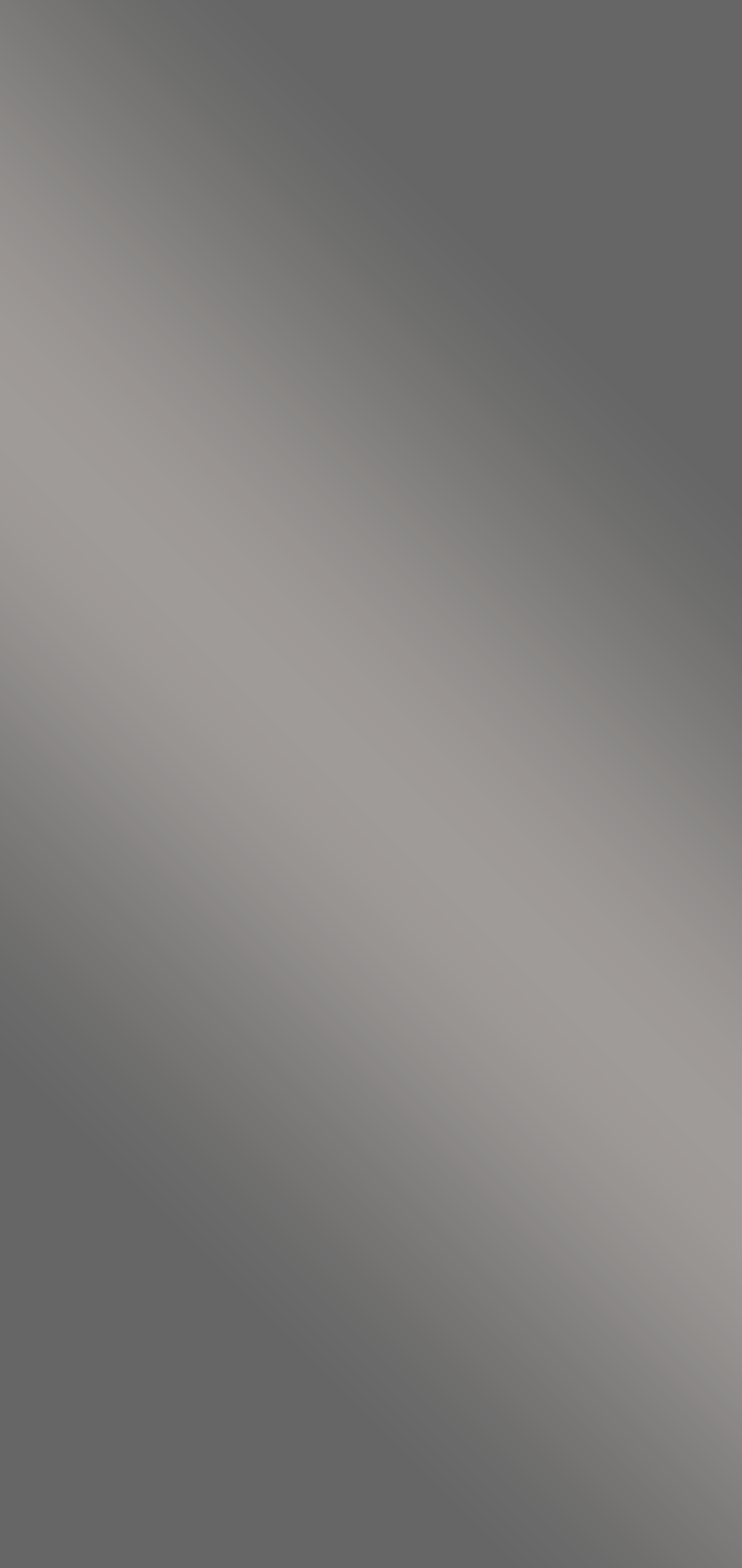
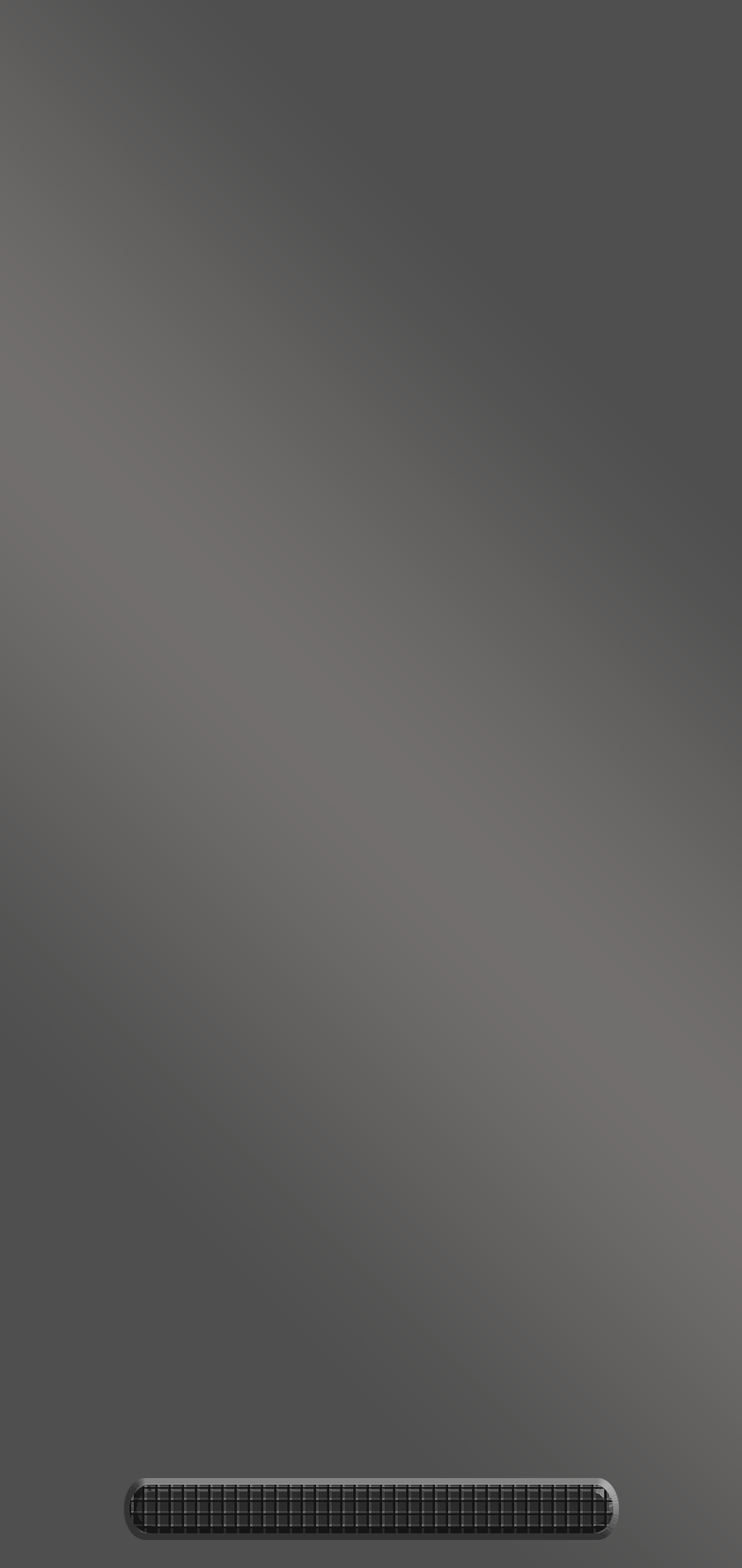
Before/after of a (742, 1568) layered artwork. What changed in the layer stack:
added group "Speaker" with 2 layers above "Layer 0" over [left=123, top=1478, right=619, bottom=1540]
added layer "grill" in group "Speaker" over [left=129, top=1484, right=614, bottom=1534]
added layer "border" in group "Speaker" over [left=123, top=1478, right=619, bottom=1540]
painted on "Layer 0" over [left=0, top=0, right=742, bottom=1568]
